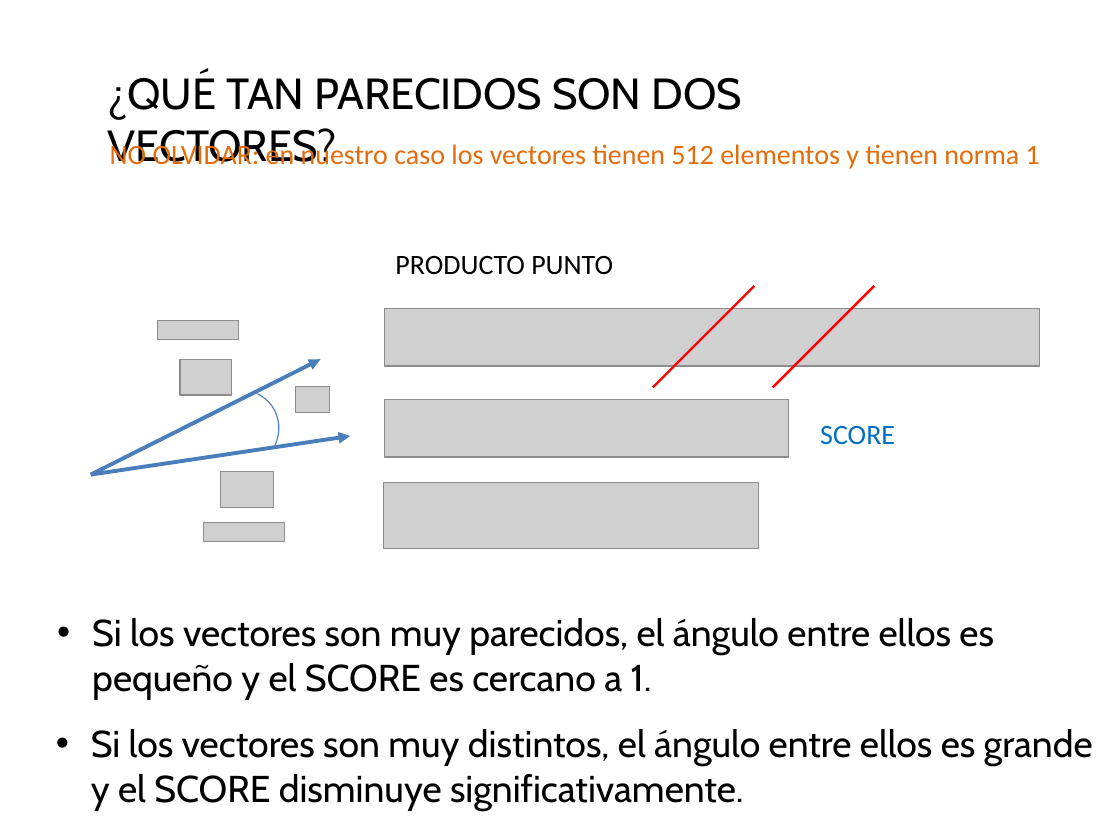
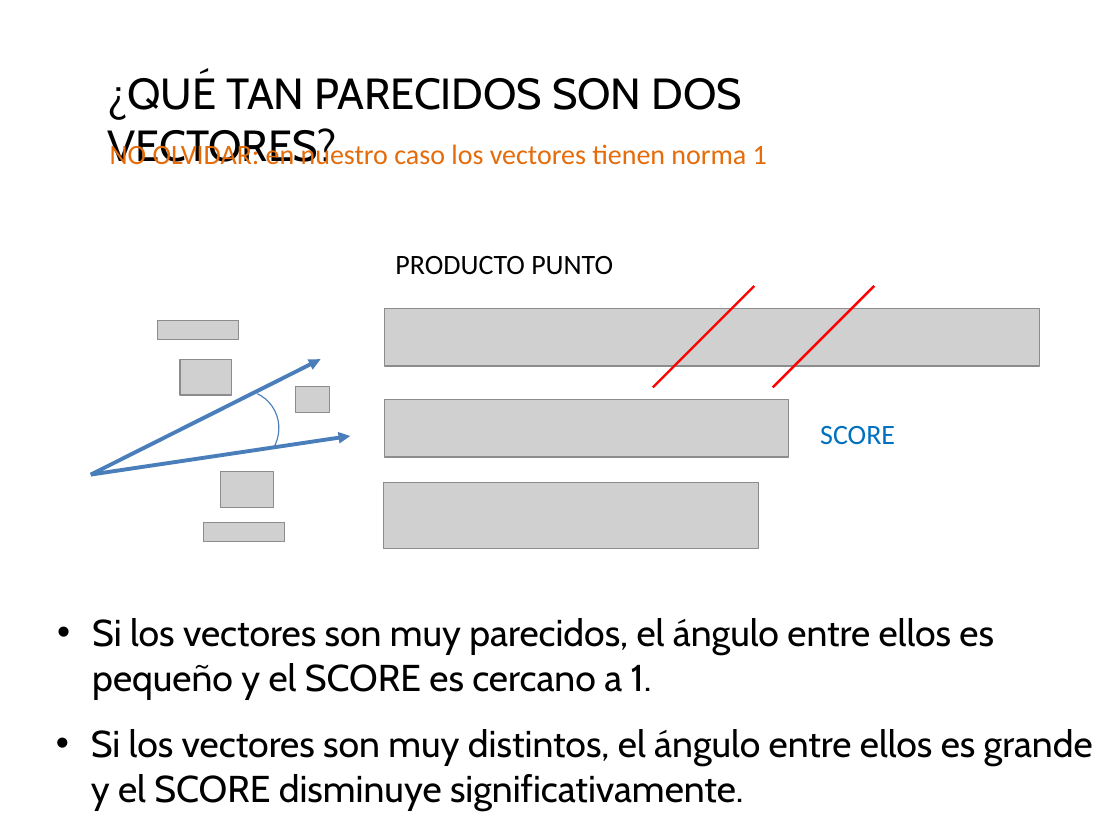
Before and after one commit to MFMG99/patrones, a slide deck: slide 61 of clases/Cap02_Extraccion_de_Caracteristicas/presentations/PAT02_LocalBinaryPatterns.pptx. Drawn at 1120x840 pixels with LibreOffice and Linux fonts; fonts in the diff are those of the drawing; grey boxes stand for pictures. Boxes give left, top, right and bottom in pixels: in the first picture for what was removed or moved away, otherwise in the second. Text is boxed around its words. In the diff, an @@ line names an element or a change of style, - is before the commit and + after.

```diff
--- a/clases/Cap02_Extraccion_de_Caracteristicas/presentations/PAT02_LocalBinaryPatterns.pptx
+++ b/clases/Cap02_Extraccion_de_Caracteristicas/presentations/PAT02_LocalBinaryPatterns.pptx
@@ text at [110, 141, 767, 165]: text changed @@
-NO OLVIDAR: en nuestro caso los vectores tienen 512 elementos y tienen norma 1
+NO OLVIDAR: en nuestro caso los vectores tienen norma 1
```
Also in this commit, not shown: 1 other slide changed, 1 other file.
